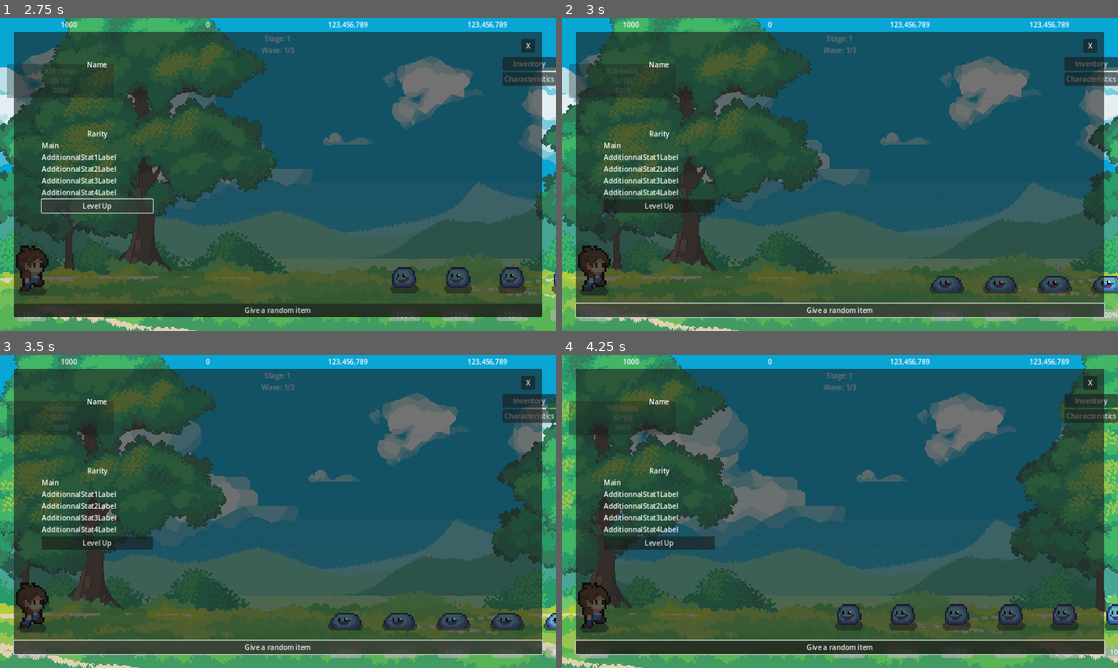
Above: before the commit, frames 1-4 (two rows, left to right).
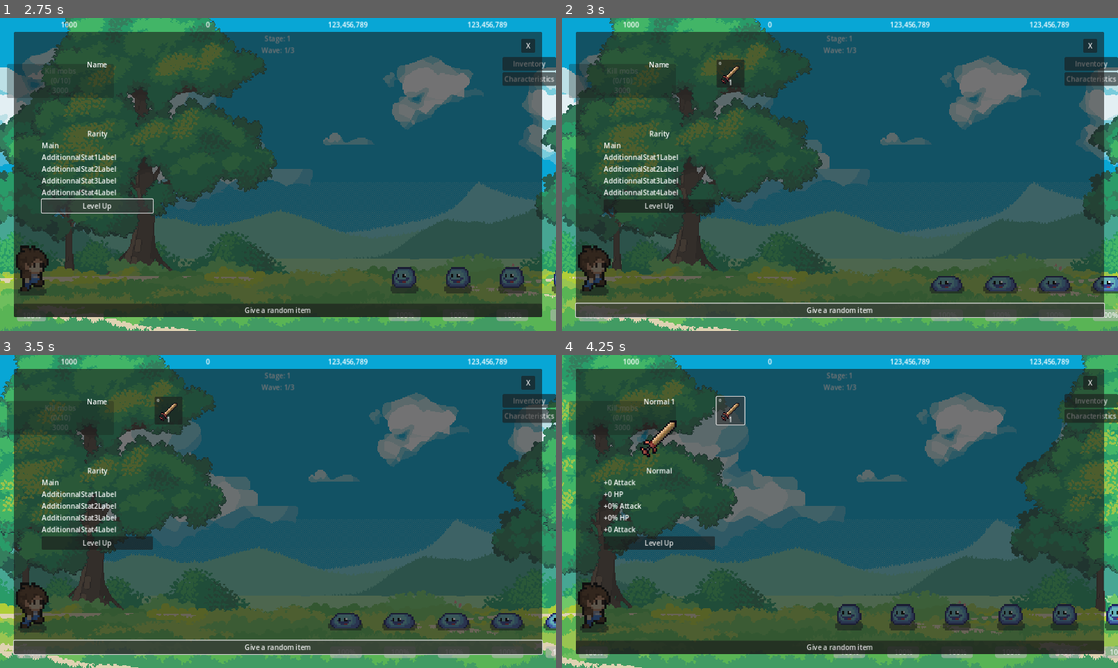
Above: after the commit, the same moments.

Repository: LSDAF/lsdaf_client
Game: Godot game, scene res://elements/main/main.tscn
Same seed, same stepped clock (60 frames per second), same inputs: the game is played once before the commit and once after it.
Inputs (mouse positions are in pixels of both pictures, inside the frame that each line leads up to):
- Up to frame 1 (2.75 s): click "Inventory" at 0.5 s; click "Characteristics" at 1.25 s; click "Level Up" at 2 s
- Up to frame 2 (3 s): click "Give a random item" at 2.75 s
- Up to frame 3 (3.5 s): no input
- Up to frame 4 (4.25 s): click (728, 411) at 3.5 s, where only the run after the commit has a clickable "1"

Frame 1 is identical in both runs. In frame 2, 0.4% of the frame differs, in the area x 27-33%, y 13-23%; in frame 3, 0.4%; in frame 4, 2.2%, in the area x 2-98%, y 13-96%.
Error before the commit: Out of bounds get index '0' (on base: 'Array[ItemBlueprint]') (res://autoload/services/items/items_service.gd:76)

Commit message:
chore: move files

Diff:
--- a/autoload/services/items/items_service.tscn
+++ b/autoload/services/items/items_service.tscn
@@ -1,8 +1,8 @@
 [gd_scene load_steps=4 format=3 uid="uid://crtcxygwiuiwu"]
 
 [ext_resource type="Script" path="res://autoload/services/items/items_service.gd" id="1_bajhc"]
-[ext_resource type="Resource" uid="uid://cbc6td0mylmks" path="res://resources/items/blueprints/stats/pools/item_stats_pools.tres" id="2_qs1ys"]
-[ext_resource type="Resource" uid="uid://bpf8eg5y2yd34" path="res://resources/items/item_type_pools/item_pools.tres" id="3_hqlc4"]
+[ext_resource type="Resource" uid="uid://cbc6td0mylmks" path="res://resources/items/stats/pools/item_stats_pools.tres" id="2_qs1ys"]
+[ext_resource type="Resource" uid="uid://bpf8eg5y2yd34" path="res://resources/items/item_pools/item_pools.tres" id="3_hqlc4"]
 
 [node name="ItemsService" type="Node"]
 script = ExtResource("1_bajhc")
--- a/models/items/item_blueprint/item_blueprint.gd
+++ b/models/items/item_blueprint/item_blueprint.gd
@@ -4,7 +4,7 @@
 
 @export var main_stat: ItemStatBlueprint
 @export var rarity: ItemRarity.ItemRarity
-@export var level: int
+@export_range(1, 100, 1) var level: int
 @export var type: ItemType.ItemType
 @export var name: String
 @export var texture: Texture2D
--- a/resources/items/blueprints/blueprints/swords/normal/normal_sword_1.tres
+++ b/resources/items/blueprints/swords/normal/normal_sword_1.tres
@@ -1,6 +1,6 @@
 [gd_resource type="Resource" script_class="ItemBlueprint" load_steps=5 format=3 uid="uid://bc7kwmobqerc"]
 
-[ext_resource type="Resource" uid="uid://kpye4nvbsorv" path="res://resources/items/blueprints/stats/attack_add.tres" id="1_rsj4y"]
+[ext_resource type="Resource" uid="uid://kpye4nvbsorv" path="res://resources/items/stats/attack_add.tres" id="1_rsj4y"]
 [ext_resource type="Script" path="res://models/items/item_blueprint/item_blueprint.gd" id="2_dkkfm"]
 [ext_resource type="Texture2D" uid="uid://cfaljyycvagbd" path="res://asset/items/32x32_PixelWeapons_Premium.png" id="3_xkkyj"]
 
--- a/resources/items/blueprints/blueprints/swords/normal/normal_sword_2.tres
+++ b/resources/items/blueprints/swords/normal/normal_sword_2.tres
@@ -1,6 +1,6 @@
 [gd_resource type="Resource" script_class="ItemBlueprint" load_steps=5 format=3 uid="uid://bwkxuy7k5og4q"]
 
-[ext_resource type="Resource" uid="uid://kpye4nvbsorv" path="res://resources/items/blueprints/stats/attack_add.tres" id="1_ihyvt"]
+[ext_resource type="Resource" uid="uid://kpye4nvbsorv" path="res://resources/items/stats/attack_add.tres" id="1_ihyvt"]
 [ext_resource type="Script" path="res://models/items/item_blueprint/item_blueprint.gd" id="2_wnq25"]
 [ext_resource type="Texture2D" uid="uid://cfaljyycvagbd" path="res://asset/items/32x32_PixelWeapons_Premium.png" id="3_6tli3"]
 
--- /dev/null
+++ b/resources/items/item_pools/item_pools.tres
@@ -0,0 +1,8 @@
+[gd_resource type="Resource" script_class="ItemPools" load_steps=3 format=3 uid="uid://bpf8eg5y2yd34"]
+
+[ext_resource type="Script" path="res://models/items/item_blueprint/pools/item_pools.gd" id="1_q01gd"]
+[ext_resource type="Resource" uid="uid://d22pht4qhcjmn" path="res://resources/items/item_pools/pools/swords.tres" id="2_14nrd"]
+
+[resource]
+script = ExtResource("1_q01gd")
+swords = ExtResource("2_14nrd")
--- /dev/null
+++ b/resources/items/item_pools/pools/swords.tres
@@ -0,0 +1,11 @@
+[gd_resource type="Resource" script_class="ItemPool" load_steps=5 format=3 uid="uid://d22pht4qhcjmn"]
+
+[ext_resource type="Script" path="res://models/items/item_blueprint/item_blueprint.gd" id="1_h4vwm"]
+[ext_resource type="Resource" uid="uid://bc7kwmobqerc" path="res://resources/items/blueprints/swords/normal/normal_sword_1.tres" id="2_4jyls"]
+[ext_resource type="Resource" uid="uid://bwkxuy7k5og4q" path="res://resources/items/blueprints/swords/normal/normal_sword_2.tres" id="3_wj6rw"]
+[ext_resource type="Script" path="res://models/items/item_blueprint/pools/item_pool.gd" id="4_31jjv"]
+
+[resource]
+script = ExtResource("4_31jjv")
+normal = Array[ExtResource("1_h4vwm")]([ExtResource("2_4jyls"), ExtResource("3_wj6rw")])
+rare = Array[ExtResource("1_h4vwm")]([])
--- a/resources/items/item_type_pools/item_pools.tres
+++ /dev/null
@@ -1,8 +0,0 @@
-[gd_resource type="Resource" script_class="ItemPools" load_steps=3 format=3 uid="uid://bpf8eg5y2yd34"]
-
-[ext_resource type="Script" path="res://models/items/item_blueprint/pools/item_pools.gd" id="1_bqujo"]
-[ext_resource type="Resource" uid="uid://d22pht4qhcjmn" path="res://resources/items/item_type_pools/pools/swords.tres" id="2_07fw2"]
-
-[resource]
-script = ExtResource("1_bqujo")
-swords = ExtResource("2_07fw2")
--- a/resources/items/item_type_pools/pools/swords.tres
+++ /dev/null
@@ -1,9 +0,0 @@
-[gd_resource type="Resource" script_class="ItemPool" load_steps=3 format=3 uid="uid://d22pht4qhcjmn"]
-
-[ext_resource type="Script" path="res://models/items/item_blueprint/item_blueprint.gd" id="1_pf6aa"]
-[ext_resource type="Script" path="res://models/items/item_blueprint/pools/item_pool.gd" id="2_wq71j"]
-
-[resource]
-script = ExtResource("2_wq71j")
-normal = Array[ExtResource("1_pf6aa")]([])
-rare = Array[ExtResource("1_pf6aa")]([])
--- a/resources/items/blueprints/stats/pools/item_stats_pools.tres
+++ b/resources/items/stats/pools/item_stats_pools.tres
@@ -1,7 +1,7 @@
 [gd_resource type="Resource" script_class="ItemStatsPools" load_steps=3 format=3 uid="uid://cbc6td0mylmks"]
 
 [ext_resource type="Script" path="res://models/items/item_blueprint/stats/pools/item_stats_pools.gd" id="1_p4iqg"]
-[ext_resource type="Resource" uid="uid://cif3lpq1csqs4" path="res://resources/items/blueprints/stats/pools/sword/sword_normal_pool.tres" id="2_r7big"]
+[ext_resource type="Resource" uid="uid://cif3lpq1csqs4" path="res://resources/items/stats/pools/sword/sword_normal_pool.tres" id="2_r7big"]
 
 [resource]
 script = ExtResource("1_p4iqg")
--- a/resources/items/blueprints/stats/pools/sword/sword_normal_pool.tres
+++ b/resources/items/stats/pools/sword/sword_normal_pool.tres
@@ -1,11 +1,11 @@
 [gd_resource type="Resource" script_class="ItemStatsPool" load_steps=7 format=3 uid="uid://cif3lpq1csqs4"]
 
 [ext_resource type="Script" path="res://models/items/item_blueprint/stats/item_stat_blueprint.gd" id="1_m8qb4"]
-[ext_resource type="Resource" uid="uid://kpye4nvbsorv" path="res://resources/items/blueprints/stats/attack_add.tres" id="2_mh4vg"]
-[ext_resource type="Resource" uid="uid://d1emsfxy4lokp" path="res://resources/items/blueprints/stats/attack_mult.tres" id="3_fi1ga"]
+[ext_resource type="Resource" uid="uid://kpye4nvbsorv" path="res://resources/items/stats/attack_add.tres" id="2_mh4vg"]
+[ext_resource type="Resource" uid="uid://d1emsfxy4lokp" path="res://resources/items/stats/attack_mult.tres" id="3_fi1ga"]
 [ext_resource type="Script" path="res://models/items/item_blueprint/stats/pools/item_stats_pool.gd" id="4_f6iek"]
-[ext_resource type="Resource" uid="uid://bg6ewikocejtl" path="res://resources/items/blueprints/stats/hp_add.tres" id="4_o78e3"]
-[ext_resource type="Resource" uid="uid://ddyvx7l3od5e3" path="res://resources/items/blueprints/stats/hp_mult.tres" id="5_cs8gg"]
+[ext_resource type="Resource" uid="uid://bg6ewikocejtl" path="res://resources/items/stats/hp_add.tres" id="4_o78e3"]
+[ext_resource type="Resource" uid="uid://ddyvx7l3od5e3" path="res://resources/items/stats/hp_mult.tres" id="5_cs8gg"]
 
 [resource]
 script = ExtResource("4_f6iek")
Renamed: resources/items/blueprints/blueprints/boots/normal/normal_boots_1.tres -> resources/items/blueprints/boots/normal/normal_boots_1.tres
Renamed: resources/items/blueprints/blueprints/boots/normal/normal_boots_2.tres -> resources/items/blueprints/boots/normal/normal_boots_2.tres
Renamed: resources/items/blueprints/blueprints/chestplates/normal/normal_chestplate_1.tres -> resources/items/blueprints/chestplates/normal/normal_chestplate_1.tres
Renamed: resources/items/blueprints/blueprints/chestplates/normal/normal_chestplate_2.tres -> resources/items/blueprints/chestplates/normal/normal_chestplate_2.tres
Renamed: resources/items/blueprints/blueprints/gloves/normal/normal_gloves_1.tres -> resources/items/blueprints/gloves/normal/normal_gloves_1.tres
Renamed: resources/items/blueprints/blueprints/gloves/normal/normal_gloves_2.tres -> resources/items/blueprints/gloves/normal/normal_gloves_2.tres
Renamed: resources/items/blueprints/blueprints/helmets/normal/normal_helmet_1.tres -> resources/items/blueprints/helmets/normal/normal_helmet_1.tres
Renamed: resources/items/blueprints/blueprints/helmets/normal/normal_helmet_2.tres -> resources/items/blueprints/helmets/normal/normal_helmet_2.tres
Renamed: resources/items/blueprints/blueprints/shields/normal/normal_shield_1.tres -> resources/items/blueprints/shields/normal/normal_shield_1.tres
Renamed: resources/items/blueprints/blueprints/shields/normal/normal_shield_2.tres -> resources/items/blueprints/shields/normal/normal_shield_2.tres
Renamed: resources/items/blueprints/stats/attack_add.tres -> resources/items/stats/attack_add.tres
Renamed: resources/items/blueprints/stats/attack_mult.tres -> resources/items/stats/attack_mult.tres
(and 6 more such lines)
